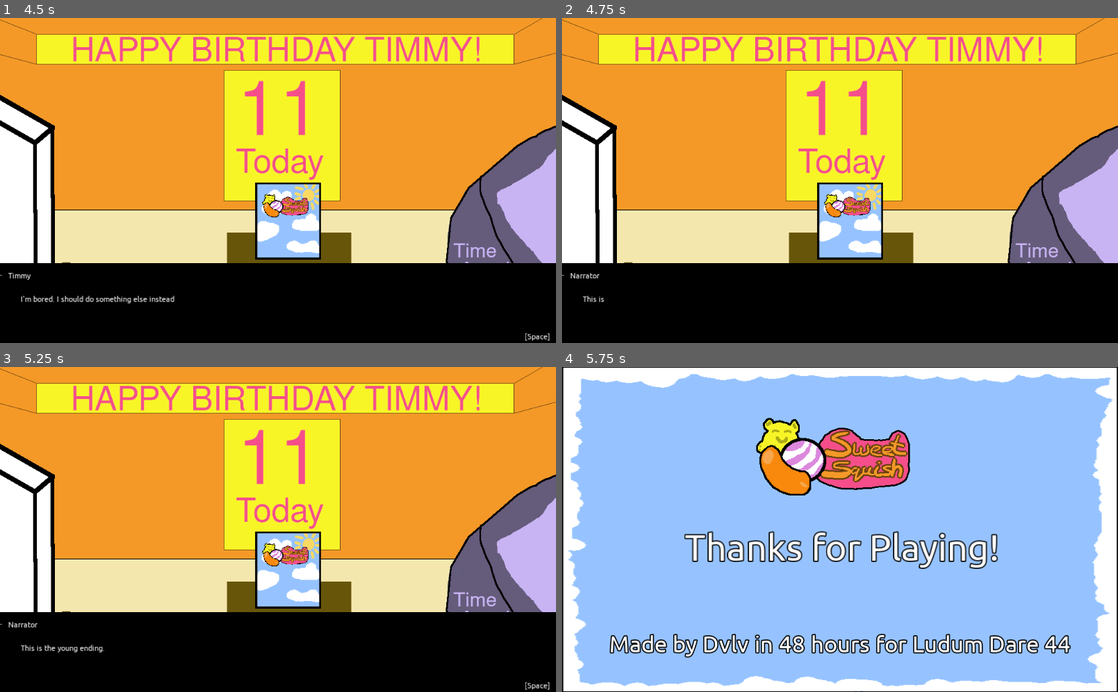
Above: before the commit, frames 1-4 (two rows, left to right).
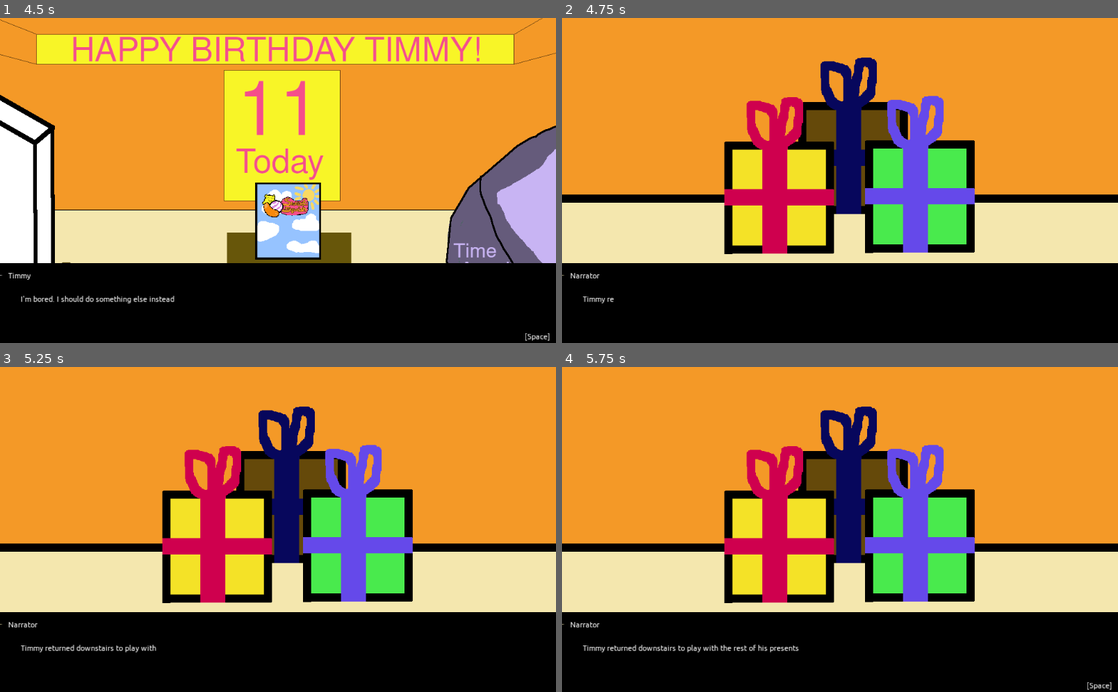
Above: after the commit, the same moments.

Repository: Dvlv/ld44
Game: Godot game, scene res://scenes/Bedroom.tscn
Same seed, same stepped clock (60 frames per second), same inputs: the game is played once before the commit and once after it. The project has no main scene, so this scene is started directly.
Inputs (mouse positions are in pixels of both pictures, inside the frame that each line leads up to):
- Up to frame 1 (4.5 s): tap Enter (ui_accept) at 0.5, 0.77, 2.27, 3.5, 3.77 s; move the mouse to (505, 235) at 0.52 s; click (505, 235) at 0.67 s; click "1 Year" at 1.25 s; move the mouse to (283, 317) at 2.02 s; click (283, 317) at 2.17 s; move the mouse to (289, 222) at 2.77 s; click (289, 222) at 2.92 s; move the mouse to (27, 222) at 3.52 s; click (27, 222) at 3.67 s; move the mouse to (444, 229) at 4.27 s; click (444, 229) at 4.42 s
- Up to frame 2 (4.75 s): tap Enter (ui_accept) at 4.52 s
- Up to frame 3 (5.25 s): move the mouse to (111, 480) at 5.02 s; click (111, 480) at 5.17 s
- Up to frame 4 (5.75 s): tap Enter (ui_accept) at 5.27 s

Frame 1 is identical in both runs. In frame 2, 42% of the frame differs, in the area x 0-100%, y 0-88%; in frame 3, 42%; in frame 4, 99%, in the area x 0-100%, y 0-100%.

Commit message:
finish story

Diff:
--- a/src/scripts/Bedroom.gd
+++ b/src/scripts/Bedroom.gd
@@ -121,20 +121,32 @@
 
 
 func young_ending():
-	global.animated_scene([
-		{"target": CS, "method": "show_dialogue", "args": ["Narrator", "This is the young ending."]},
+	$bg.texture = load("res://assets/art/presents.png")
+	global.animated_scene([
+		{"target": CS, "method": "show_dialogue", "args": ["Narrator", "Timmy returned downstairs to play with the rest of his presents"]},
+		{"target": CS, "method": "show_dialogue", "args": ["Narrator", "Nobody noticed his slight increase in age."]},
+		{"target": CS, "method": "show_dialogue", "args": ["Narrator", "The rest of his life carried on normally, people just assumed he had matured early."]},
 		{"target": self, "method": "load_thanks_scene", "args": []}
 	])
 
 func teenage_ending():
-	global.animated_scene([
-		{"target": CS, "method": "show_dialogue", "args": ["Narrator", "This is the teenage ending."]},
+	$bg.texture = load("res://assets/art/17today.png")
+	global.animated_scene([
+		{"target": CS, "method": "show_dialogue", "args": ["Narrator", "Timmy stopped to look at himself and saw a tall, spotty teenager."]},
+		{"target": CS, "method": "show_dialogue", "args": ["Narrator", "In a brief flask of panic and creativity, he ran around and altered his '11 Today' posters to say '17 Today' instead."]},
+		{"target": CS, "method": "show_dialogue", "args": ["Narrator", "He somehow convinced everybody that they were going crazy, and he had been a teenager all along."]},
+		{"target": CS, "method": "show_dialogue", "args": ["Narrator", "Unfortunately, he coundn't keep up at school. His grades were terribly, and his parents grounded him a lot."]},
 		{"target": self, "method": "load_thanks_scene", "args": []}
 	])
 
 func adult_ending():
-	global.animated_scene([
-		{"target": CS, "method": "show_dialogue", "args": ["Narrator", "This is the adult ending."]},
+	$bg.texture = load("res://assets/art/farm.png")
+	global.animated_scene([
+		{"target": CS, "method": "show_dialogue", "args": ["Narrator", "In all of the excitement to be the best at Sweet Squish, Timmy had squandered away his entire childhood and teenage years. "]},
+		{"target": CS, "method": "show_dialogue", "args": ["Narrator", "Now a fully-grown adult, he felt it easier to run away than to try and explain that he had been playing with the Time Accelerator™."]},
+		{"target": CS, "method": "show_dialogue", "args": ["Narrator", "He now lives as a farmer, growing his own food. "]},
+		{"target": CS, "method": "show_dialogue", "args": ["Narrator", "He refuses to eat Candy ever again."]},
+		{"target": CS, "method": "show_dialogue", "args": ["Narrator", "On the bright side, his teeth are very healthy!"]},
 		{"target": self, "method": "load_thanks_scene", "args": []}
 	])
 
Binary file added: src/assets/art/17today.png
Binary file added: src/assets/art/farm.png
Binary file added: src/assets/art/presents.png
Not shown, removed: .todos.txt.kate-swp
Not shown, changed: todos.txt
